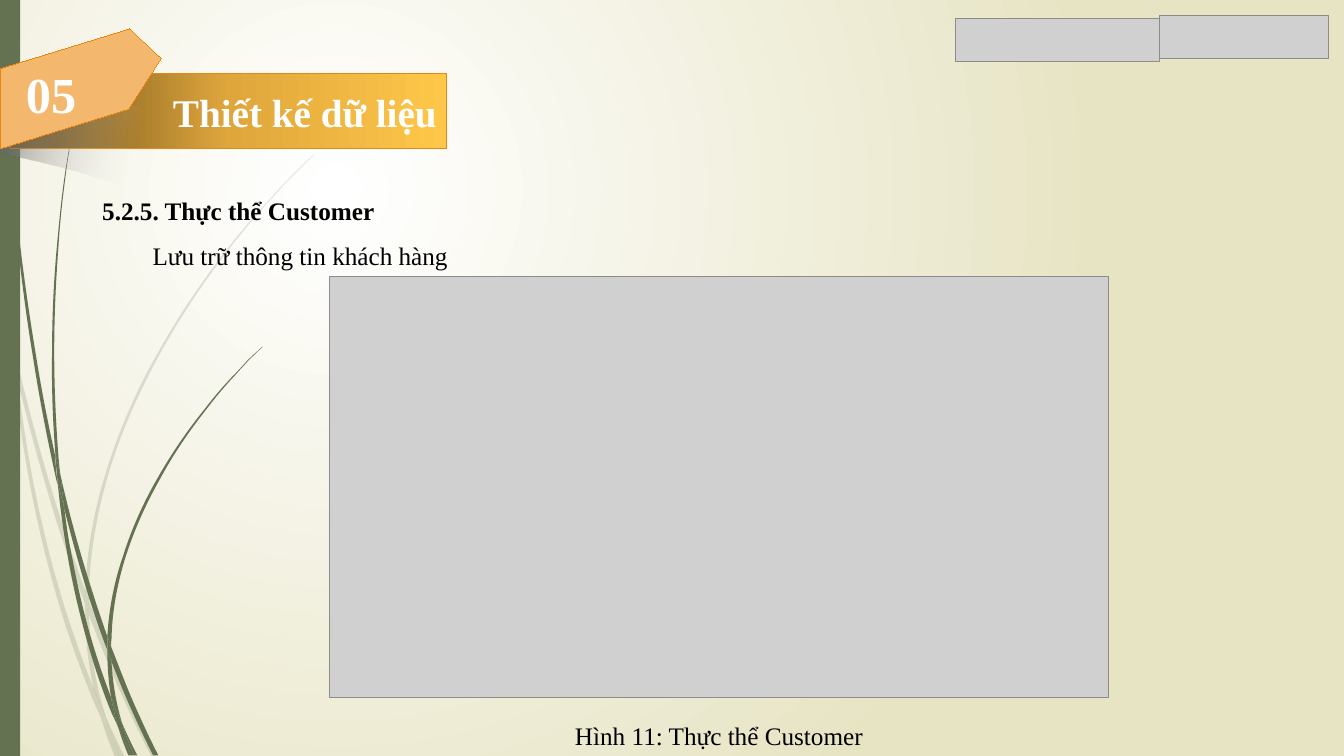
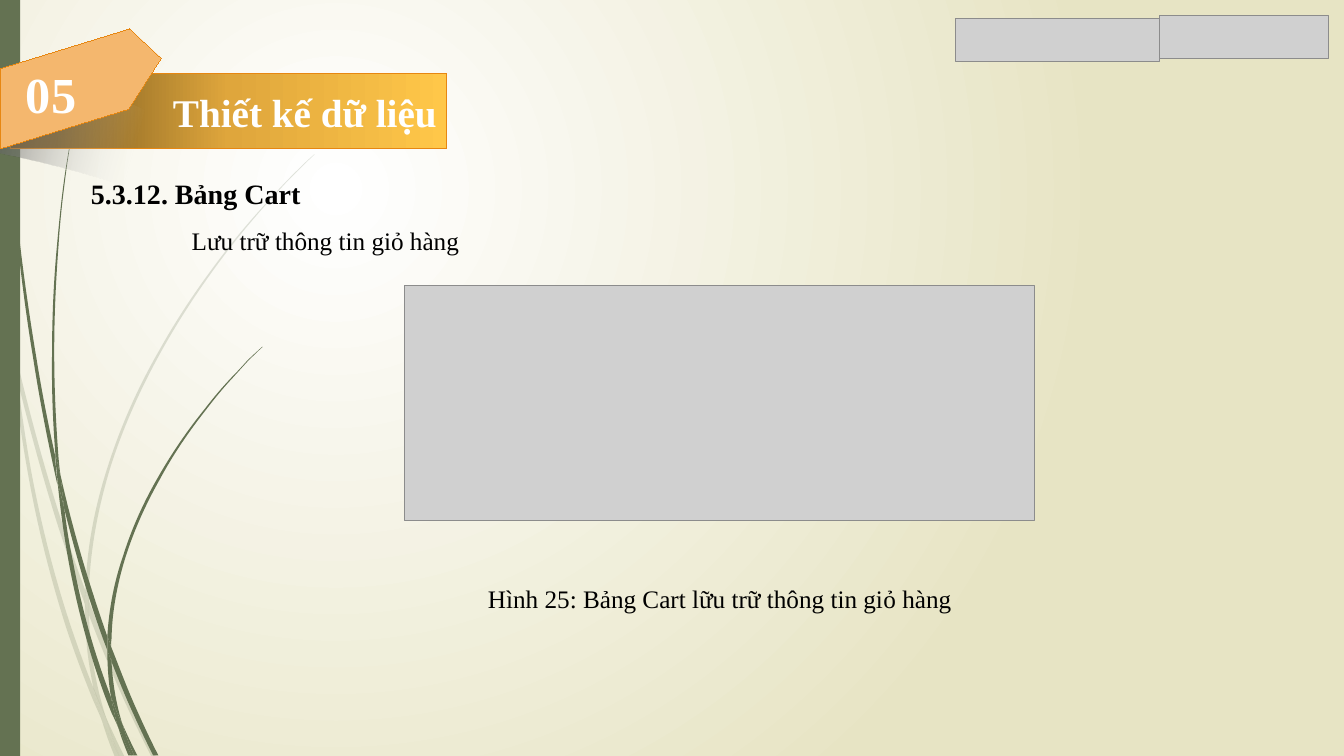
Before and after one commit to Trong-Nhan/Do_An_Ky_Cuoi, a slide deck: slide 48 of Slide Đồ Án.pptx (slide 35 before the commit). Drawn at 1344x756 pixels with LibreOffice and Linux fonts; fonts in the diff are those of the drawing; grey boxes stand for pictures. Boxes give left, top, right and bottom in pixels: in the first picture for what was removed or moved away, otherwise in the second. Text is boxed around its words. In the diff, an @@ line names an element or a change of style, - is before the commit and + after.

```diff
--- a/Slide Đồ Án.pptx
+++ b/Slide Đồ Án.pptx
@@ text "5.3.12. Bảng Cart" at <box>91,185,459,256</box>: vertical alignment top to middle @@
@@ text at <box>91,185,459,256</box>: text changed @@
-5.2.5. Thực thể Customer
-Lưu trữ thông tin khách hàng
+5.3.12. Bảng Cart
+Lưu trữ thông tin giỏ hàng
@@ picture removed at <box>330,276,1109,698</box> @@
@@ picture added at <box>404,286,1034,521</box> @@
@@ text at <box>488,590,951,614</box>: text changed @@
-Hình 11: Thực thể Customer
+Hình 25: Bảng Cart lữu trữ thông tin giỏ hàng
```
Also in this commit, not shown: 22 other slides changed.
